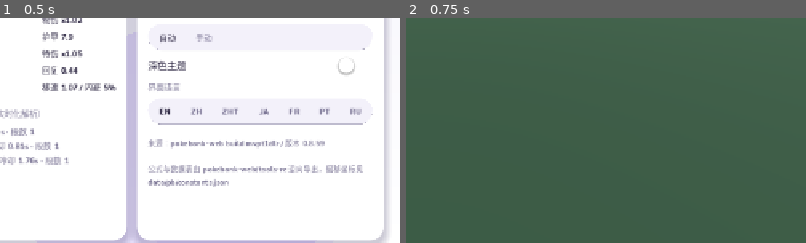
Above: before the commit, frames 1-2 (left to right).
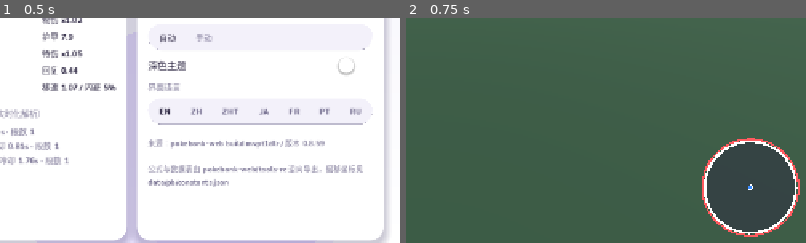
Above: after the commit, the same moments.

Repository: tobycroft/godot-pokebonk
Game: Godot game, scene res://scenes/MainMenu.tscn
The game is run twice, just before and just after one commit, with the same random seed, the same clock (stepped at 60 frames per second) and the same inputs.
Inputs:
- Up to frame 1 (0.5 s): no input
- Up to frame 2 (0.75 s): click "开始对局" at 0.5 s
The pictures show only the part of the screen within x 50-100%, y 50-100%; the shares and areas given below are measured in that part.

Frame 1 is identical in both runs. In frame 2, 8.3% of the frame differs, in the area x 74-99%, y 53-98%.

Commit message:
minimap radar (diff-list #1, #8): PbWidgets.Minimap bottom-right, player centred, enemy type-coloured blips + xp candies, paper+red double ring per .minimap CSS

Diff:
--- a/src/ui/hud_layer.gd
+++ b/src/ui/hud_layer.gd
@@ -32,6 +32,7 @@
 	_build_tl()
 	_build_tr()
 	_build_bl()
+	_build_br()
 	_build_bossbar()
 
 
@@ -463,6 +464,24 @@
 	_els["kgoal"] = goal
 
 
+## ------------------------------------------------------------------ hud-br
+## .minimap radar (bundle @2125794), bottom-right.
+func _build_br() -> void:
+	var br := Control.new()
+	br.name = "HudBr"
+	br.mouse_filter = Control.MOUSE_FILTER_IGNORE
+	add_child(br)
+	br.set_anchors_preset(Control.PRESET_BOTTOM_RIGHT)
+	br.offset_left = -164
+	br.offset_right = -14
+	br.offset_top = -164
+	br.offset_bottom = -14
+	var mm := PbWidgets.Minimap.new()
+	mm.set_anchors_preset(Control.PRESET_FULL_RECT)
+	br.add_child(mm)
+	_els["minimap"] = mm
+
+
 ## ------------------------------------------------------------------ bossbar
 func _build_bossbar() -> void:
 	var bar := HBoxContainer.new()
@@ -589,7 +608,38 @@
 	# pw-row: card buffs summary
 	_sync_pw(player)
 
+	# minimap blips
+	_sync_minimap(state, player)
+
 	# streak (hud-tr) stays empty until lives port
+
+
+## Feed the radar: enemies as type-coloured dots, xp candies yellow.
+func _sync_minimap(state: Dictionary, player: Dictionary) -> void:
+	var minimap := _els.get("minimap") as PbWidgets.Minimap
+	if minimap == null:
+		return
+	minimap.player_pos = Vector2(float(player.get("x", 0.0)), float(player.get("z", 0.0)))
+	var blips := []
+	var pool := PbRun.pool_of(state)
+	for entry in PbEnemies.live_indices(pool):
+		var i := int(entry)
+		if not PbEnemies.is_alive(pool, i):
+			continue
+		var types: Array = PbEnemies.types_of(pool, i)
+		var col := PbTheme.type_color(String(types[0])) if not types.is_empty() else PbTheme.type_color("normal")
+		var is_boss := PbEnemies.is_boss(pool, i)
+		blips.append({
+			"x": float(PbEnemies.get_field(pool, "x", i)),
+			"z": float(PbEnemies.get_field(pool, "z", i)),
+			"color": col,
+			"r": 5.0 if is_boss else 3.0,
+		})
+	for raw in PbJson.as_array(state.get("orbs", [])):
+		var orb := PbJson.as_dict(raw)
+		blips.append({"x": float(orb.get("x", 0.0)), "z": float(orb.get("z", 0.0)),
+			"color": PbTheme.accent_color("yellow", "c"), "r": 2.0})
+	minimap.blips = blips
 
 
 func _biome_name(id: String) -> String:
--- a/src/ui/pb_widgets.gd
+++ b/src/ui/pb_widgets.gd
@@ -257,3 +257,39 @@
 		if _portrait != null:
 			var inner := (r - 7.0) * 2.0
 			_portrait.position = center - _portrait.size * 0.5
+
+
+## .minimap: the round radar (bundle @2125794 canvas). CSS gives it a paper+red
+## double ring and a translucent ink face; we draw the player centred with
+## enemy/orb/item blips mapped from world space into the disc.
+class Minimap:
+	extends Control
+	var world_radius := 30.0        # metres from the player that fit in the disc
+	var player_pos := Vector2.ZERO
+	var blips: Array = []           # [{"x","z","color","r"}]
+
+	func _init() -> void:
+		custom_minimum_size = Vector2(150, 150)
+		mouse_filter = Control.MOUSE_FILTER_IGNORE
+
+	func _process(_dt: float) -> void:
+		queue_redraw()
+
+	func _draw() -> void:
+		var center := size * 0.5
+		var rad := minf(size.x, size.y) * 0.5
+		# face: background #2a244073
+		draw_circle(center, rad, PbTheme.css_color("#2a244073", Color(0.16, 0.14, 0.25, 0.45)))
+		# blips (clip to the disc)
+		for b in blips:
+			var off := Vector2(float(b["x"]) - player_pos.x, float(b["z"]) - player_pos.y)
+			if off.length() > world_radius:
+				continue
+			var p := center + off / world_radius * (rad - 4.0)
+			draw_circle(p, float(b.get("r", 3.0)), b["color"])
+		# player marker at the centre
+		draw_circle(center, 4.5, Color.WHITE)
+		draw_circle(center, 2.5, PbTheme.accent_color("blue", "c"))
+		# rings: box-shadow 0 0 0 4px paper, 0 0 0 7px red
+		draw_arc(center, rad - 2.0, 0.0, TAU, 64, PbTheme.paper(), 4.0)
+		draw_arc(center, rad + 2.0, 0.0, TAU, 64, PbTheme.accent_color("red", "c"), 3.0)
